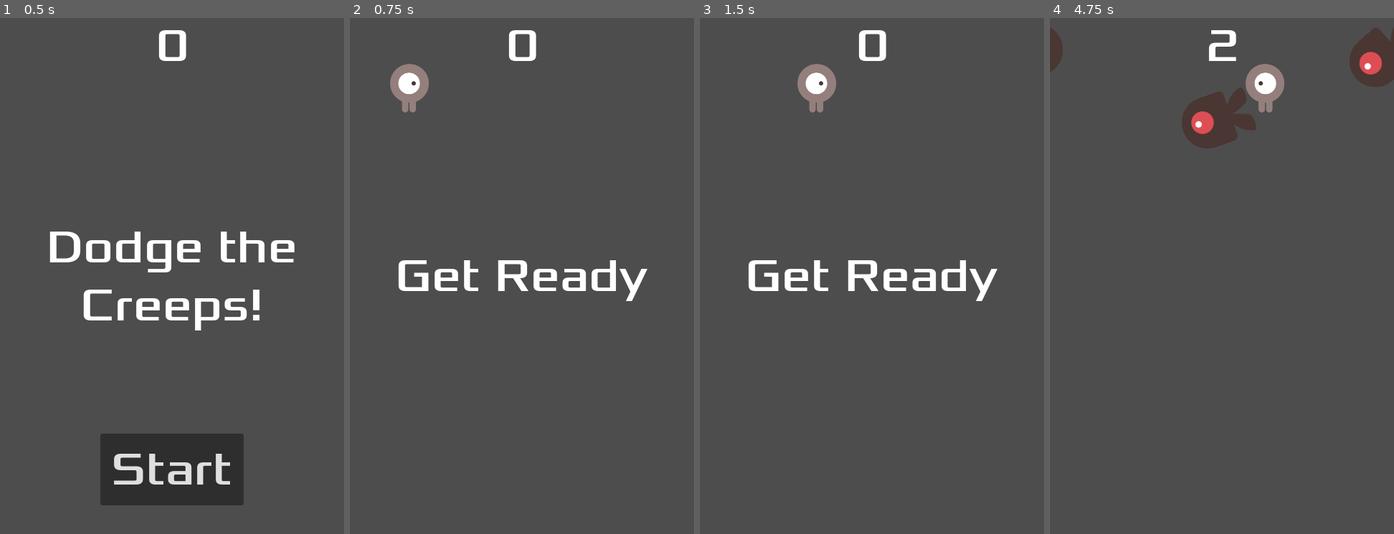
Above: before the commit, frames 1-4 (left to right).
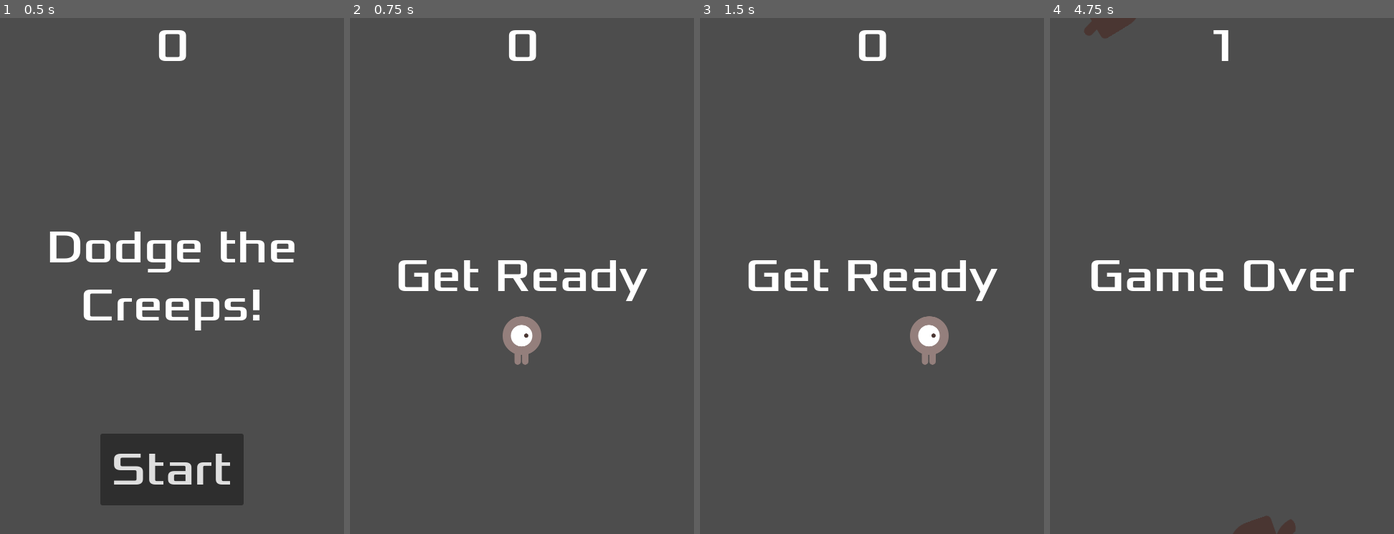
Above: after the commit, the same moments.

Repository: westerntoad/dodge-the-creeps
Game: Godot game, scene res://main.tscn
The game is run twice, just before and just after one commit, with the same random seed, the same clock (stepped at 60 frames per second) and the same inputs.
Inputs:
- Up to frame 1 (0.5 s): no input
- Up to frame 2 (0.75 s): click "Start" at 0.5 s
- Up to frame 3 (1.5 s): tap Enter at 1.25 s; hold Right (move_right) from 1.28 s (still down)
- Up to frame 4 (4.75 s): release Right (move_right) at 2.03 s; hold Down (move_down) 2.03-2.78 s; hold Right (move_right) 2.78-3.53 s; hold Up (move_up) 3.53-4.28 s; hold Left (move_left) from 4.28 s (still down)

Frame 1 is identical in both runs. In frame 2, 1.5% of the frame differs, in the area x 11-56%, y 8-68%; in frame 3, 1.5%; in frame 4, 6.4%, in the area x 0-100%, y 0-100%.

Commit message:
Revert "test scene change"
This reverts commit 09e4b131f6f6ac4787e6f0bede3c5b9568bceafb.

Diff:
--- a/main.tscn
+++ b/main.tscn
@@ -7,9 +7,9 @@
 
 [sub_resource type="Curve2D" id="Curve2D_at501"]
 _data = {
-"points": PackedVector2Array(0, 0, 0, 0, 0, 0, 0, 0, 0, 0, -350.896, -615.904, 0, 0, 0, 0, 480, 0, 0, 0, 0, 0, 480, 720, 0, 0, 0, 0, -271.448, 373.012, 0, 0, 0, 0, 0, 0)
+"points": PackedVector2Array(0, 0, 0, 0, 0, 0, 0, 0, 0, 0, 480, 0, 0, 0, 0, 0, 480, 720, 0, 0, 0, 0, 0, 720, 0, 0, 0, 0, 0, 0)
 }
-point_count = 6
+point_count = 5
 
 [node name="Main" type="Node"]
 script = ExtResource("1_80do6")
@@ -22,7 +22,7 @@
 wait_time = 0.5
 
 [node name="StartPosition" type="Marker2D" parent="."]
-position = Vector2(83, 98)
+position = Vector2(240, 450)
 
 [node name="ScoreTimer" type="Timer" parent="."]
 
@@ -31,12 +31,9 @@
 one_shot = true
 
 [node name="MobPath" type="Path2D" parent="."]
-position = Vector2(216.809, 137.442)
-scale = Vector2(0.119148, 0.0299423)
 curve = SubResource("Curve2D_at501")
 
 [node name="MobSpawnLocation" type="PathFollow2D" parent="MobPath"]
-rotation = -2.08866
 
 [node name="HUD" parent="." instance=ExtResource("4_58kip")]
 
--- a/player.gd
+++ b/player.gd
@@ -46,7 +46,7 @@
 		$AnimatedSprite2D.animation = "up"
 		$AnimatedSprite2D.flip_v = velocity.y > 0
 
-func _on_body_entered():
+func _on_body_entered(body):
 	hide() # Player disappears after being hit.
 	hit.emit()
 	# Must be deferred as we can't change physics properties on a physics callback.
